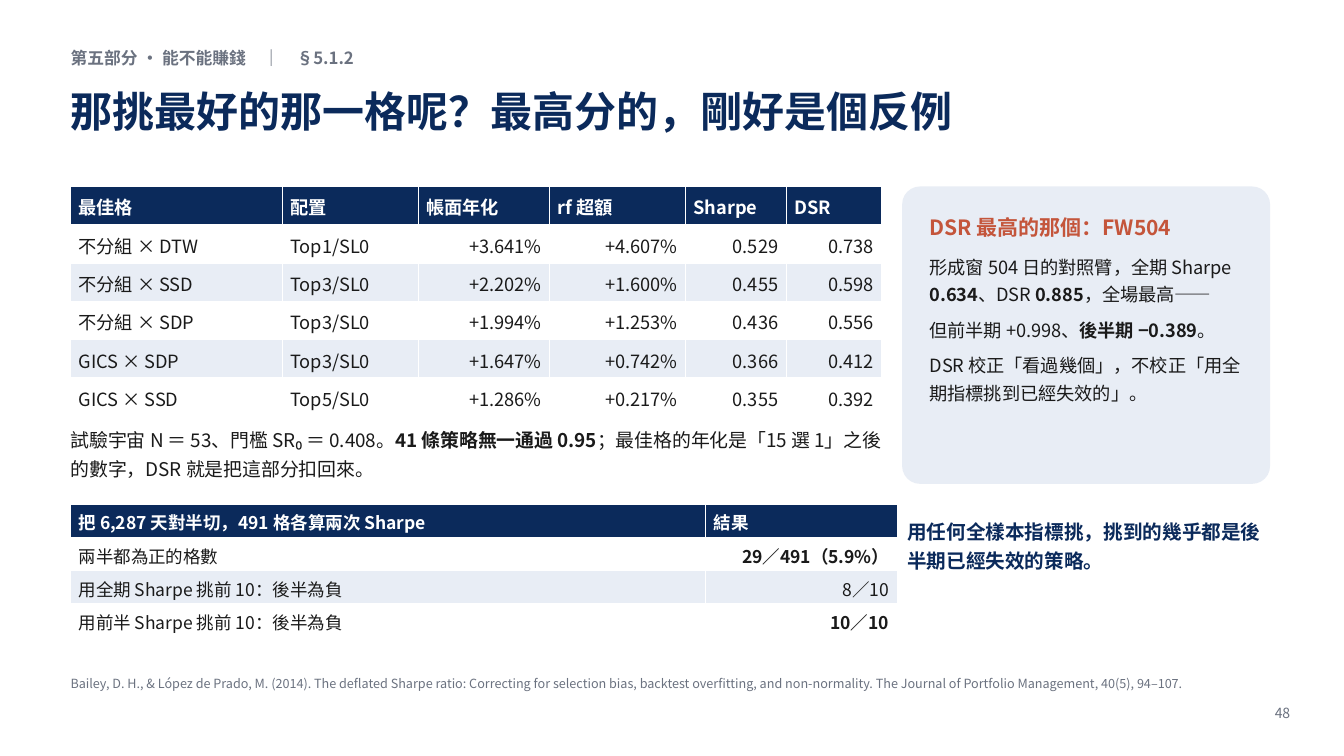
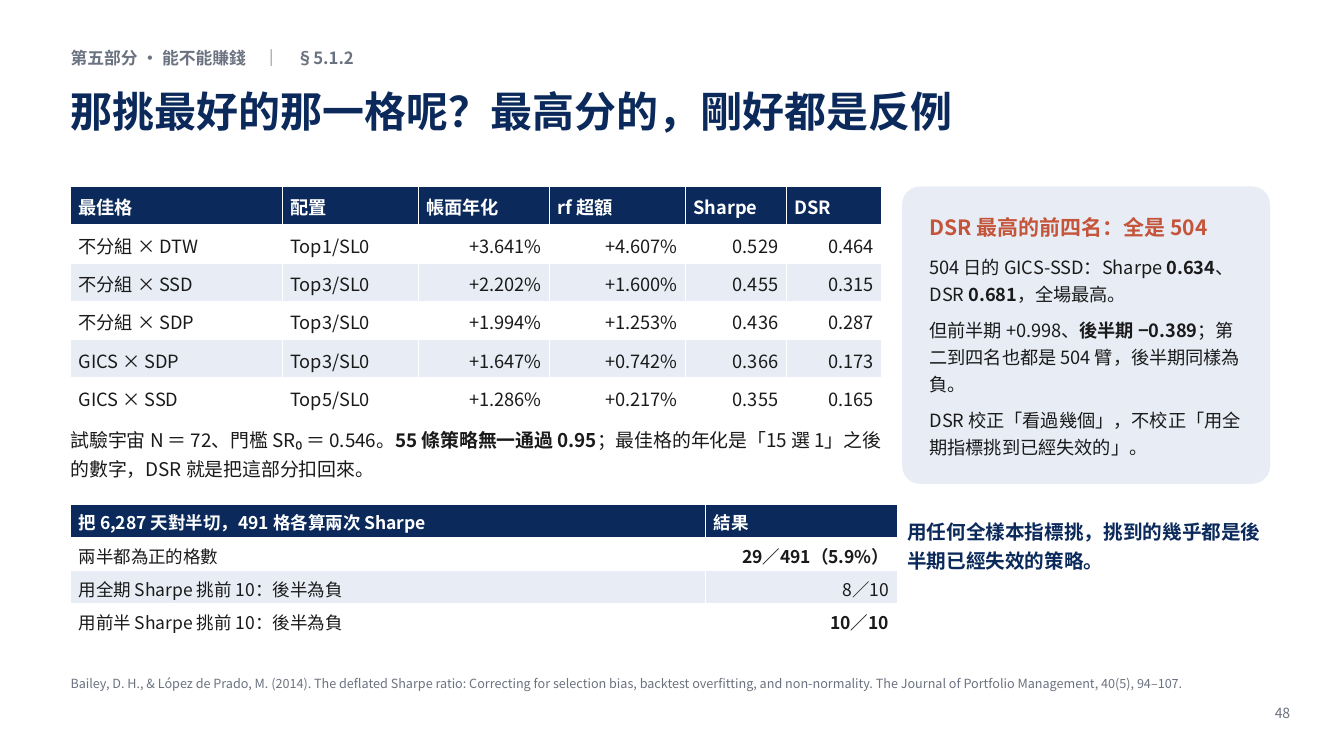
Before and after one commit to LerajieAsta/pairtrade_trainingproject, a slide deck: slide 48 of thesis/1150922_60min.pptx. Drawn at 1344x756 pixels with LibreOffice and Linux fonts; fonts in the diff are those of the drawing. Boxes give left, top, right and bottom in pixels: in the first picture for what was removed or moved away, otherwise in the second. Text is boxed around its words. In the diff, an @@ line names an element or a change of style, - is before the commit and + after.

```diff
--- a/thesis/1150922_60min.pptx
+++ b/thesis/1150922_60min.pptx
@@ text at bbox=[71, 91, 953, 133]: text changed @@
-那挑最好的那一格呢？最高分的，剛好是個反例
+那挑最好的那一格呢？最高分的，剛好都是反例
@@ table at bbox=[71, 187, 882, 416] @@
-row 2, column 6: 0.738
+row 2, column 6: 0.464
-row 3, column 6: 0.598
+row 3, column 6: 0.315
-row 4, column 6: 0.556
+row 4, column 6: 0.287
-row 5, column 6: 0.412
+row 5, column 6: 0.173
-row 6, column 6: 0.392
+row 6, column 6: 0.165
@@ text in rounded rectangle at bbox=[930, 217, 1240, 393]: text changed @@
-DSR 最高的那個：FW504
-形成窗 504 日的對照臂，全期 Sharpe 0.634、DSR 0.885，全場最高——
-但前半期 +0.998、後半期 −0.389。
+DSR 最高的前四名：全是 504
+504 日的 GICS-SSD：Sharpe 0.634、DSR 0.681，全場最高。
+但前半期 +0.998、後半期 −0.389；第二到四名也都是 504 臂，後半期同樣為負。
@@ text at bbox=[71, 431, 881, 478]: text changed @@
-試驗宇宙 N ＝ 53、門檻 SR₀ ＝ 0.408。41 條策略無一通過 0.95；最佳格的年化是「15 選 1」之後的數字，DSR 就是把這部分扣回來。
+試驗宇宙 N ＝ 72、門檻 SR₀ ＝ 0.546。55 條策略無一通過 0.95；最佳格的年化是「15 選 1」之後的數字，DSR 就是把這部分扣回來。
```
Also in this commit, not shown: 1 other slide changed, 16 other files.
